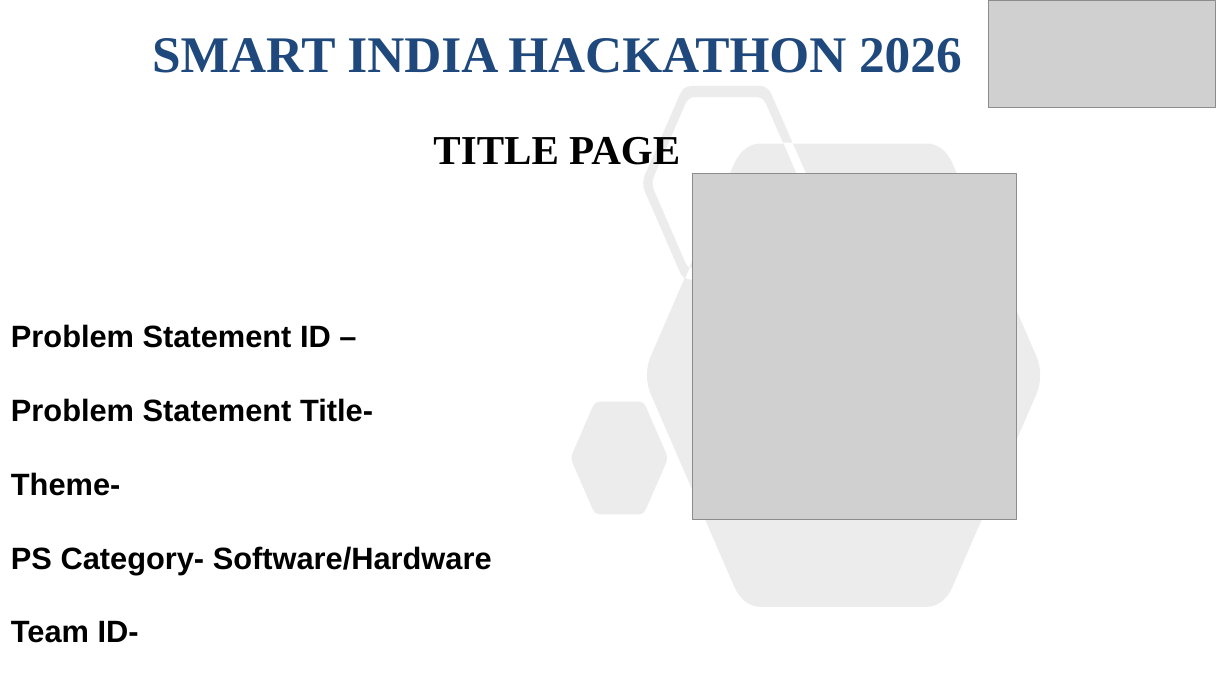
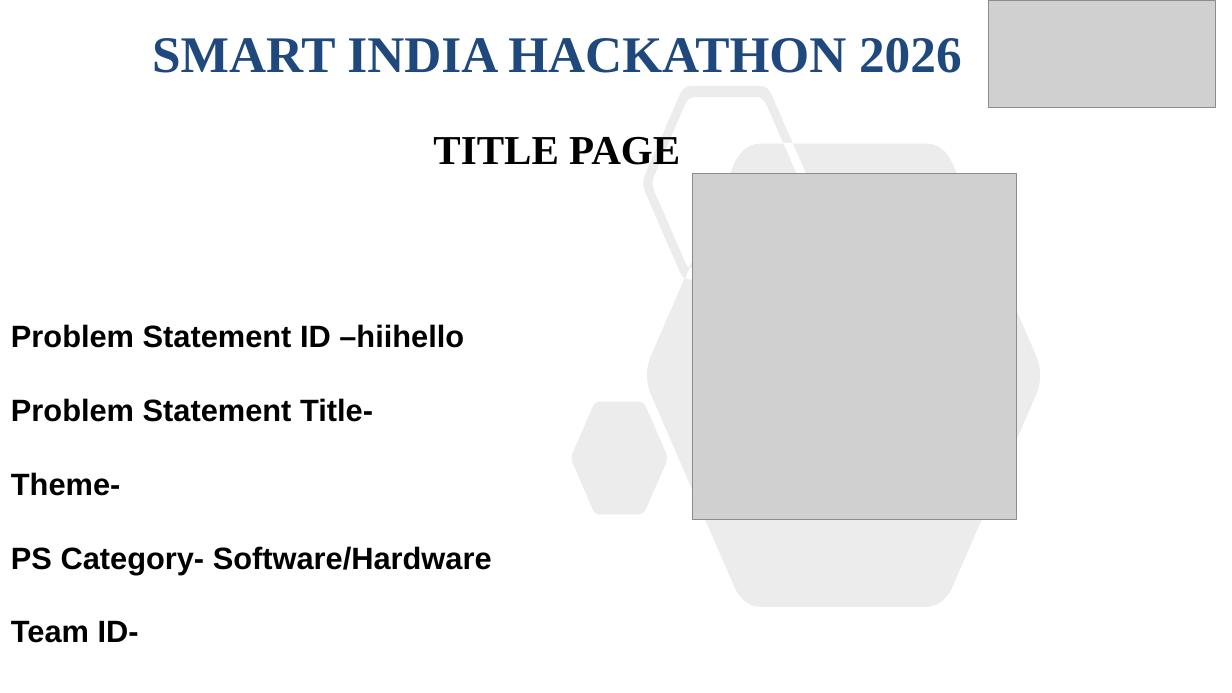
Before and after one commit to Sri-Ram143/SIH-2K26, a slide deck: slide 1 of SIH26036-presentation.pptx. Drawn at 1232x693 pixels with LibreOffice and Linux fonts; fonts in the diff are those of the drawing; grey boxes stand for pictures. Boxes give left, top, right and bottom in pixels: in the first picture for what was removed or moved away, otherwise in the second. Text is boxed around its words. In the diff, an @@ line names an element or a change of style, - is before the commit and + after.

```diff
--- a/SIH26036-presentation.pptx
+++ b/SIH26036-presentation.pptx
@@ text at [11, 324, 464, 348]: text changed @@
-• Problem Statement ID –
+• Problem Statement ID –hiihello
```
Also in this commit, not shown: 1 other file.
